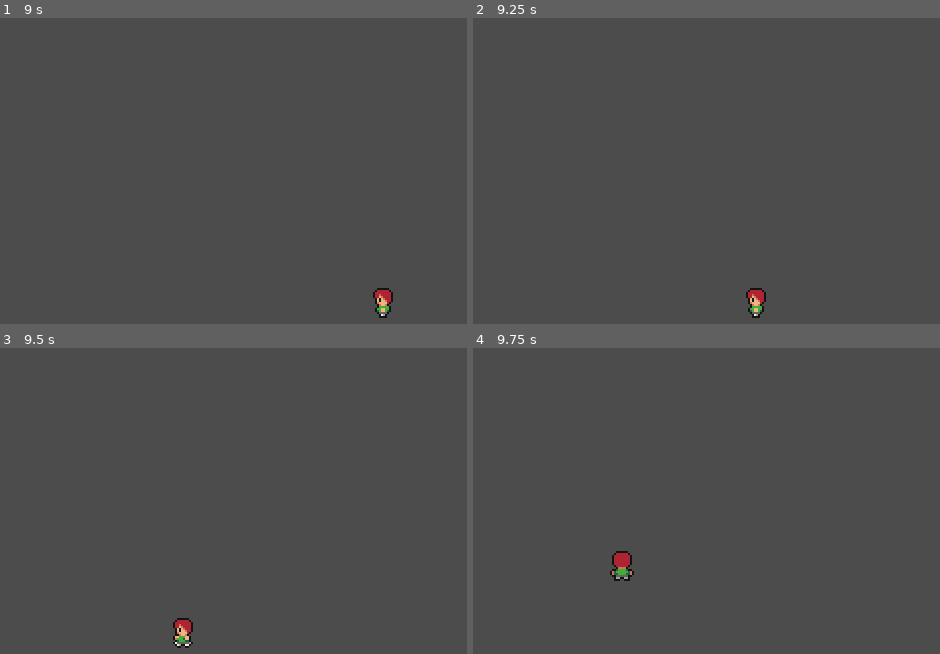
Above: before the commit, frames 1-4 (two rows, left to right).
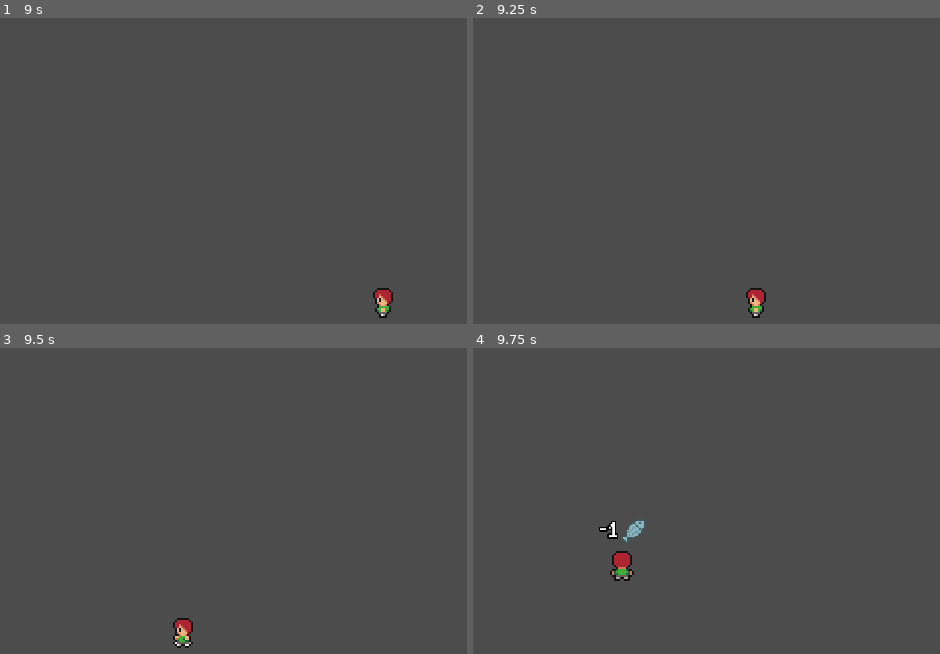
Above: after the commit, the same moments.

Repository: SartoRiccardo/wgj-273
Game: Godot game, scene res://entities/Player.tscn
Same seed, same stepped clock (60 frames per second), same inputs: the game is played once before the commit and once after it. This scene is started directly instead of the project's main scene.
Inputs:
- Up to frame 1 (9 s): tap Enter at 0.5, 4.25, 5.75 s; hold Right (move_right) 0.53-1.28 s; hold Space (do_action) 0.53-1.28 s; hold S (move_down) 1.28-2.03 s; tap Tab (next_inv_item) every 2.25 s from 1.35 to 8.1 s; hold Right (move_right) 2.03-2.78 s; hold Shift 2.03-2.78 s; hold Up (move_up) 2.78-3.53 s; tap Space (do_action) at 2.85, 5, 7.35, 8 s; hold Left (move_left) 3.53-5.03 s; tap Shift at 4.35, 8.85 s; hold S (move_down) 5.03-5.78 s; hold Space (do_action) 5.03-5.78 s; hold Right (move_right) 5.78-6.53 s; hold Up (move_up) 6.53-7.28 s; hold Shift 6.53-7.28 s; hold Right (move_right) 7.28-8.03 s; hold S (move_down) 8.03-8.78 s; hold Left (move_left) from 8.78 s (still down)
- Up to frame 2 (9.25 s): keep holding Left (move_left)
- Up to frame 3 (9.5 s): keep holding Left (move_left)
- Up to frame 4 (9.75 s): release Left (move_left) at 9.53 s; hold Up (move_up) from 9.53 s (still down); hold Space (do_action) from 9.53 s (still down)

Frames 1-3 are identical in both runs. In frame 4, 0.3% of the frame differs, in the area x 26-37%, y 56-64%.

Commit message:
Added inventory diff

Diff:
--- a/entities/Interactable.gd
+++ b/entities/Interactable.gd
@@ -51,7 +51,8 @@
 	$TooltipData/AnimationPlayer.play_backwards("tooltip_appear")
 	$TooltipData/Tween.start()
 
-func pickup():
+func pickup(inventory):
+	inventory.remove(interactable_data.requirement, interactable_data.requirement_amount)
 	var amount_picked = rng.randi_range(interactable_data.amount_min, interactable_data.amount_max)
 	if interactable_data.die_on_pickup:
 		queue_free()
@@ -60,9 +61,6 @@
 func is_pickuppable(inventory):
 	return inventory.get_amount(interactable_data.requirement) >= interactable_data.requirement_amount
 
-func consume(inventory):
-	inventory.remove(interactable_data.requirement, interactable_data.requirement_amount)
-
 func _on_player_nearby(_a2d):
 	tooltip_popup()
 
--- a/entities/Player.gd
+++ b/entities/Player.gd
@@ -10,6 +10,7 @@
 export (int) var SHOOT_RANGE = 250
 export (Array, Resource) var edible_items
 
+const INVENTORY_CHANGE_SCENE = preload("res://ui/InventoryChangeUI.tscn")
 const PROJECTILE_SCENE = preload("res://entities/Projectile.tscn")
 var PROJECTILE_RES = {
 	Enums.Item.ROCK: load("res://resources/projectiles/projectile_rock.tres"),
@@ -27,8 +28,9 @@
 var speed = 0.0
 var interacting_with = null
 var in_water = false
-
-var lives = 5
+var inv_changes = {}
+
+var lives = 5.0
 onready var hunger_timeout = $Hunger.wait_time
 onready var prev_hunger = HUNGER_STAGES-1
 
@@ -37,10 +39,12 @@
 	$WaterDetect.add_child($WorldShape.duplicate())
 	$WaterDetect.connect("area_entered", self, "_on_water_enter")
 	$WaterDetect.connect("area_exited", self, "_on_water_exited")
+	$Inventory.connect("amount_change", self, "_on_inventory_change")
 
 func _process(delta):
 	handle_movement_inputs()
 	handle_inventory_inputs()
+	handle_ui()
 	handle_hunger()
 
 	match state:
@@ -164,6 +168,14 @@
 		emit_signal("hunger", hunger_points)
 		prev_hunger = hunger_points
 
+func handle_ui():
+	if inv_changes.size() > 0:
+		var inv_changes_ui = INVENTORY_CHANGE_SCENE.instance()
+		inv_changes_ui.generate_from(inv_changes)
+		$InventoryChangeRoot.add_child(inv_changes_ui)
+		print("added %s for %s" % [inv_changes, inv_changes_ui])
+		inv_changes = {}
+
 func update_sprite():
 	if pressed_actions.size() == 0:
 		$AnimatedSprite.stop()
@@ -228,8 +240,9 @@
 func _on_action_timeout():
 	if interacting_with == null:
 		return
-	interacting_with.consume($Inventory)
-	$Inventory.add(interacting_with.interactable_data.item, interacting_with.pickup())
+	$Inventory.add(
+		interacting_with.interactable_data.item, interacting_with.pickup($Inventory)
+	)
 	interacting_with = null
 
 func _on_hazard_angered():
@@ -244,3 +257,9 @@
 
 func _on_water_exited(_a2d):
 	in_water = false
+
+func _on_inventory_change(item, old_amount, new_amount):
+	if item in inv_changes:
+		inv_changes[item] += new_amount-old_amount
+	else:
+		inv_changes[item] = new_amount-old_amount
--- a/entities/Player.tscn
+++ b/entities/Player.tscn
@@ -122,6 +122,9 @@
 position = Vector2( 0, -7 )
 shape = SubResource( 13 )
 
+[node name="InventoryChangeRoot" type="Node2D" parent="."]
+position = Vector2( 0, -30 )
+
 [node name="Inventory" parent="." instance=ExtResource( 3 )]
 
 [node name="ActionTimer" type="Timer" parent="."]
--- a/entities/properties/Inventory.gd
+++ b/entities/properties/Inventory.gd
@@ -3,6 +3,7 @@
 signal equip(item, amount)
 signal stolen(item, amount)
 signal amount_change(item, old_amount, new_amount)
+
 
 var contents = {
 	Enums.Item.LEAF: 2,
--- /dev/null
+++ b/ui/InventoryChangeUI.gd
@@ -0,0 +1,47 @@
+extends HBoxContainer
+
+export (Texture) var inv_texture
+export (Vector2) var inv_atlas_size = Vector2(16, 16)
+export (Array, Resource) var item_sprites
+
+func _ready():
+	rect_position.x = -rect_size.x/2 * rect_scale.x
+	rect_position.y = 0
+	start_fade()
+
+func generate_from(changes):
+	var items = changes.keys()
+	for i in items.size():
+		var item = items[i]
+		if changes[item] == 0:
+			continue
+
+		var label = Label.new()
+		label.text = "%s%s" % ["+" if sign(changes[item]) == 1 else "", changes[item]]
+		add_child(label)
+
+		var sprite = TextureRect.new()
+		sprite.texture = get_texture_for(item)
+		add_child(sprite)
+
+		if i != items.size()-1:
+			var separator = VSeparator.new()
+			separator.add_constant_override("separation", 6)
+			add_child(separator)
+
+func get_texture_for(item):
+	for offsets in item_sprites:
+		if offsets.item == item:
+			var offset = offsets.grid_placement * inv_atlas_size
+			var texture = AtlasTexture.new()
+			texture.atlas = inv_texture
+			texture.region = Rect2(offset, inv_atlas_size)
+			return texture
+	return null
+
+func start_fade():
+	$Tween.interpolate_property(self, "rect_position", rect_position,
+		rect_position + Vector2.UP*30, 1.0, Tween.TRANS_CUBIC
+	)
+	$Tween.start()
+	$AnimationPlayer.play("default")
--- /dev/null
+++ b/ui/InventoryChangeUI.tscn
@@ -0,0 +1,83 @@
+[gd_scene load_steps=11 format=2]
+
+[ext_resource path="res://assets/ui/inventory.png" type="Texture" id=1]
+[ext_resource path="res://resources/ui/main_theme.tres" type="Theme" id=2]
+[ext_resource path="res://ui/InventoryChangeUI.gd" type="Script" id=3]
+[ext_resource path="res://resources/ui/InventoryUISprite.gd" type="Script" id=4]
+
+[sub_resource type="Resource" id=1]
+script = ExtResource( 4 )
+item = 0
+grid_placement = Vector2( 0, 0 )
+
+[sub_resource type="Resource" id=2]
+script = ExtResource( 4 )
+item = 5
+grid_placement = Vector2( 0, 1 )
+
+[sub_resource type="Resource" id=4]
+script = ExtResource( 4 )
+item = 1
+grid_placement = Vector2( 1, 1 )
+
+[sub_resource type="Resource" id=5]
+script = ExtResource( 4 )
+item = 3
+grid_placement = Vector2( 2, 0 )
+
+[sub_resource type="Resource" id=6]
+script = ExtResource( 4 )
+item = 4
+grid_placement = Vector2( 2, 1 )
+
+[sub_resource type="Animation" id=7]
+resource_name = "default"
+tracks/0/type = "value"
+tracks/0/path = NodePath(".:rect_scale")
+tracks/0/interp = 1
+tracks/0/loop_wrap = true
+tracks/0/imported = false
+tracks/0/enabled = true
+tracks/0/keys = {
+"times": PoolRealArray( 0, 0.1, 1 ),
+"transitions": PoolRealArray( 0.353554, 1, 1 ),
+"update": 0,
+"values": [ Vector2( 0, 0 ), Vector2( 0.75, 0.75 ), Vector2( 0.75, 0.75 ) ]
+}
+tracks/1/type = "value"
+tracks/1/path = NodePath(".:modulate")
+tracks/1/interp = 1
+tracks/1/loop_wrap = true
+tracks/1/imported = false
+tracks/1/enabled = true
+tracks/1/keys = {
+"times": PoolRealArray( 0, 0.5, 1 ),
+"transitions": PoolRealArray( 1, 4.28709, 1 ),
+"update": 0,
+"values": [ Color( 1, 1, 1, 1 ), Color( 1, 1, 1, 1 ), Color( 1, 1, 1, 0 ) ]
+}
+
+[node name="InventoryChangeUI" type="HBoxContainer"]
+modulate = Color( 1, 1, 1, 0 )
+anchor_left = 0.5
+anchor_top = 1.0
+anchor_right = 0.5
+anchor_bottom = 1.0
+margin_left = -192.0
+margin_top = -216.0
+margin_right = -170.0
+margin_bottom = -204.0
+rect_scale = Vector2( 0.75, 0.75 )
+theme = ExtResource( 2 )
+custom_constants/separation = 1
+script = ExtResource( 3 )
+__meta__ = {
+"_edit_use_anchors_": false
+}
+inv_texture = ExtResource( 1 )
+item_sprites = [ SubResource( 1 ), SubResource( 2 ), SubResource( 4 ), SubResource( 4 ), SubResource( 5 ), SubResource( 6 ) ]
+
+[node name="AnimationPlayer" type="AnimationPlayer" parent="."]
+anims/default = SubResource( 7 )
+
+[node name="Tween" type="Tween" parent="."]
